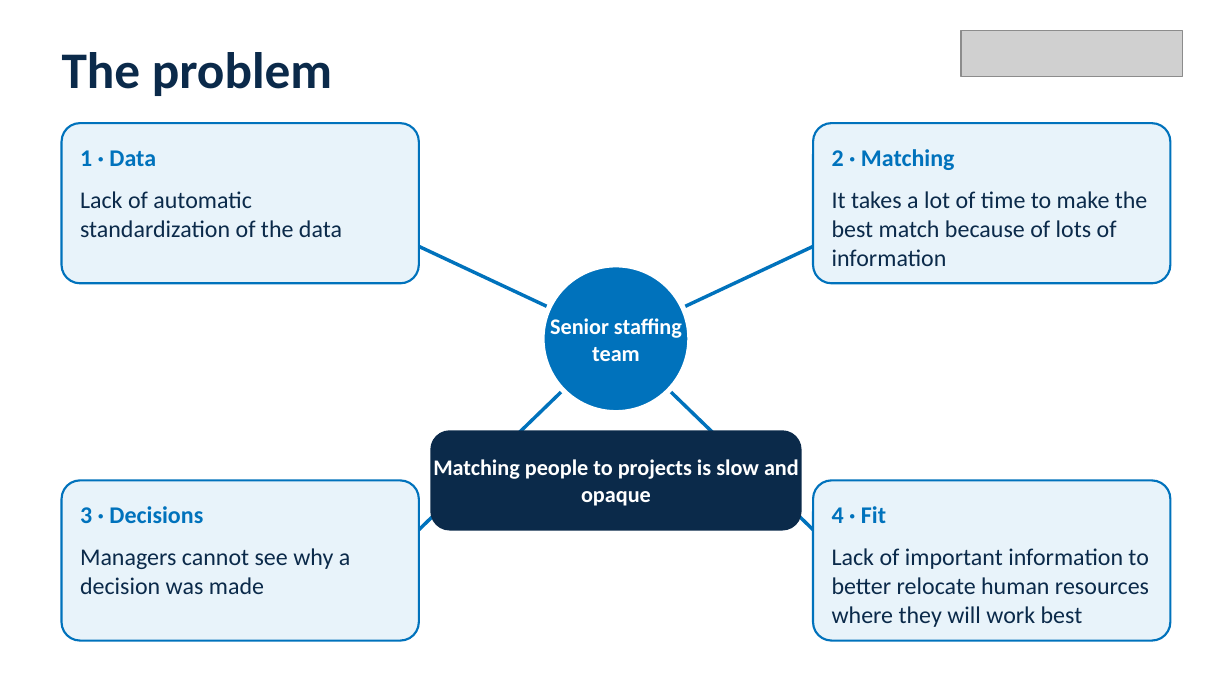
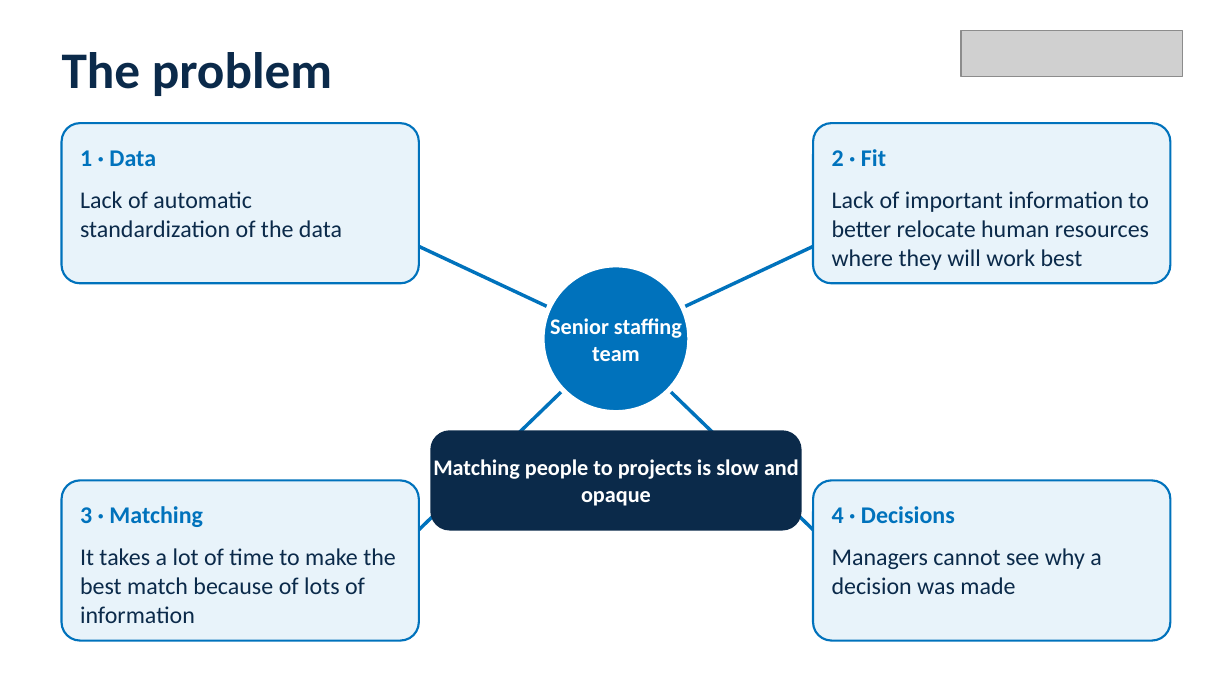
Before and after one commit to igagmol/hackaton-saturday, a slide deck: slide 2 of pitch/NTTDATA_pitch_deck.pptx. Drawn at 1232x693 pixels with LibreOffice and Linux fonts; fonts in the diff are those of the drawing; grey boxes stand for pictures. Boxes give left, top, right and bottom in pixels: in the first picture for what was removed or moved away, otherwise in the second. Text is boxed around its words. In the diff, an @@ line names an element or a change of style, - is before the commit and + after.

```diff
--- a/pitch/NTTDATA_pitch_deck.pptx
+++ b/pitch/NTTDATA_pitch_deck.pptx
@@ text at [832, 149, 886, 166]: text changed @@
-2 · Matching
+2 · Fit
@@ text at [832, 191, 1149, 270]: text changed @@
-It takes a lot of time to make the best match because of lots of information
+Lack of important information to better relocate human resources where they will work best
@@ text at [80, 506, 203, 527]: text changed @@
-3 · Decisions
+3 · Matching
@@ text at [832, 506, 955, 523]: text changed @@
-4 · Fit
+4 · Decisions
@@ text at [80, 548, 396, 623]: text changed @@
-Managers cannot see why a decision was made
+It takes a lot of time to make the best match because of lots of information
@@ text at [832, 548, 1101, 594]: text changed @@
-Lack of important information to better relocate human resources where they will work best
+Managers cannot see why a decision was made
```
Also in this commit, not shown: 3 other files.
